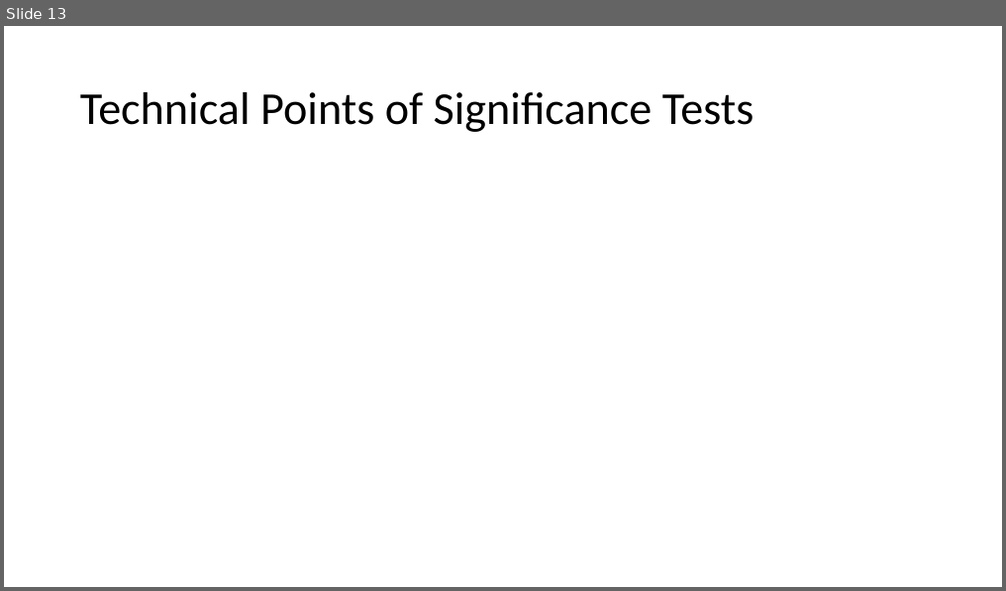
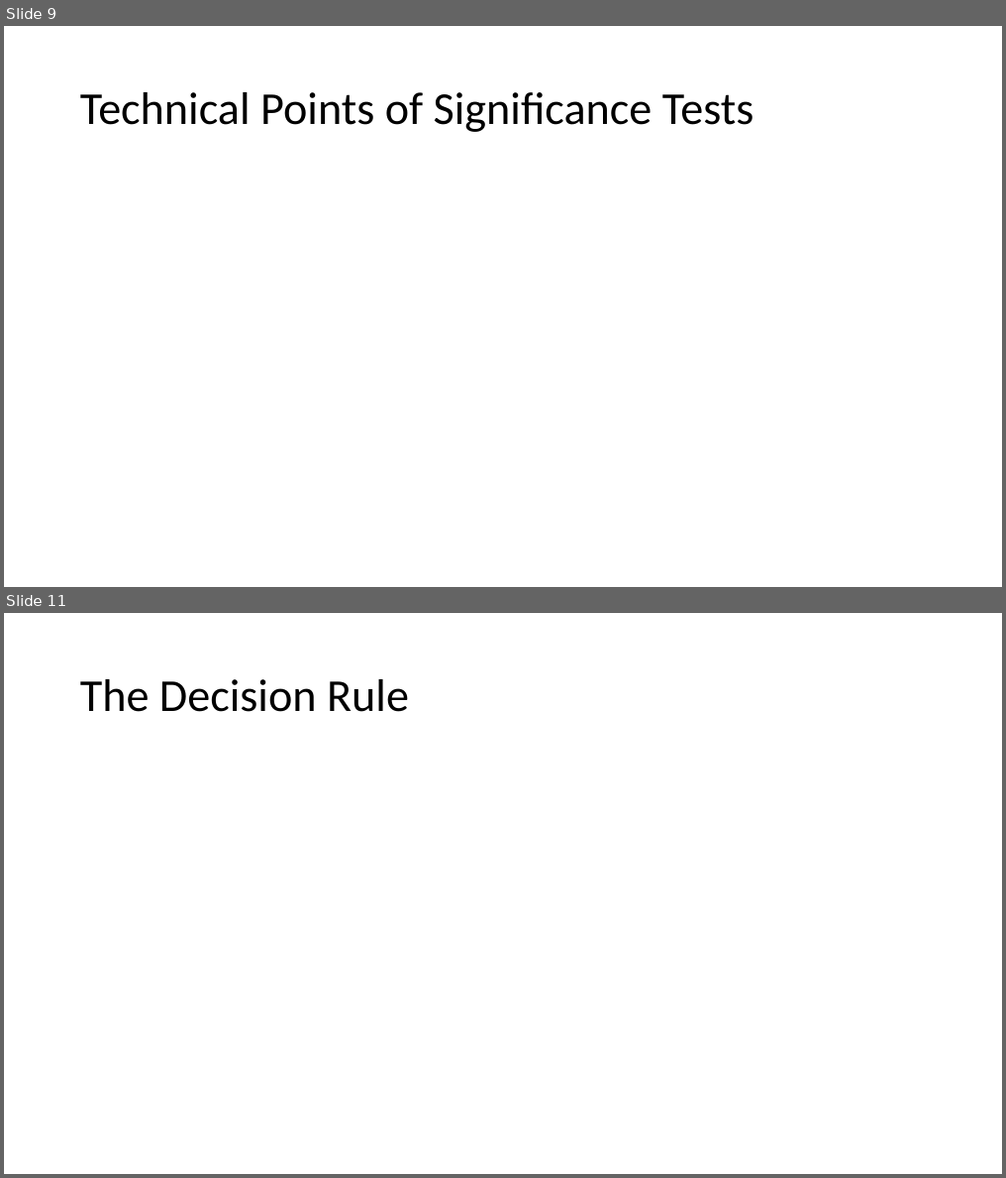
Before and after one commit to Jarred6068/Kvamme_UI_STAT251, a slide deck: docs/lecture_slides/Week 12/Week12_Lecture22_Slides_3_27_2024.pptx. Shown one above the other, each under a label of ours: slide 13 before the commit, slides 9 and 11 after it; the slides between them are not shown. The pictures are 1006x591 and 1006x1178 pixels, drawn with LibreOffice and Linux fonts; fonts in the diff are those of the drawing; grey boxes stand for pictures. Boxes give left, top, right and bottom in pixels: in the first picture for what was removed or moved away, otherwise in the second. Text is boxed around its words. In the diff, an @@ line names an element or a change of style, - is before the commit and + after.

```diff
--- a/docs/lecture_slides/Week 12/Week12_Lecture22_Slides_3_27_2024.pptx
+++ b/docs/lecture_slides/Week 12/Week12_Lecture22_Slides_3_27_2024.pptx
@@ slide 11 added at box(4, 613, 1002, 1174), background #FFFFFF @@
@@ title added at box(80, 679, 409, 712), 44 pt, text #000000 @@
+The Decision Rule
@@ what was slide 13 is now slide 9 @@
```
Also in this commit, not shown: 6 slides changed, 4 other slides added, 2 slides removed, 6 other files.
